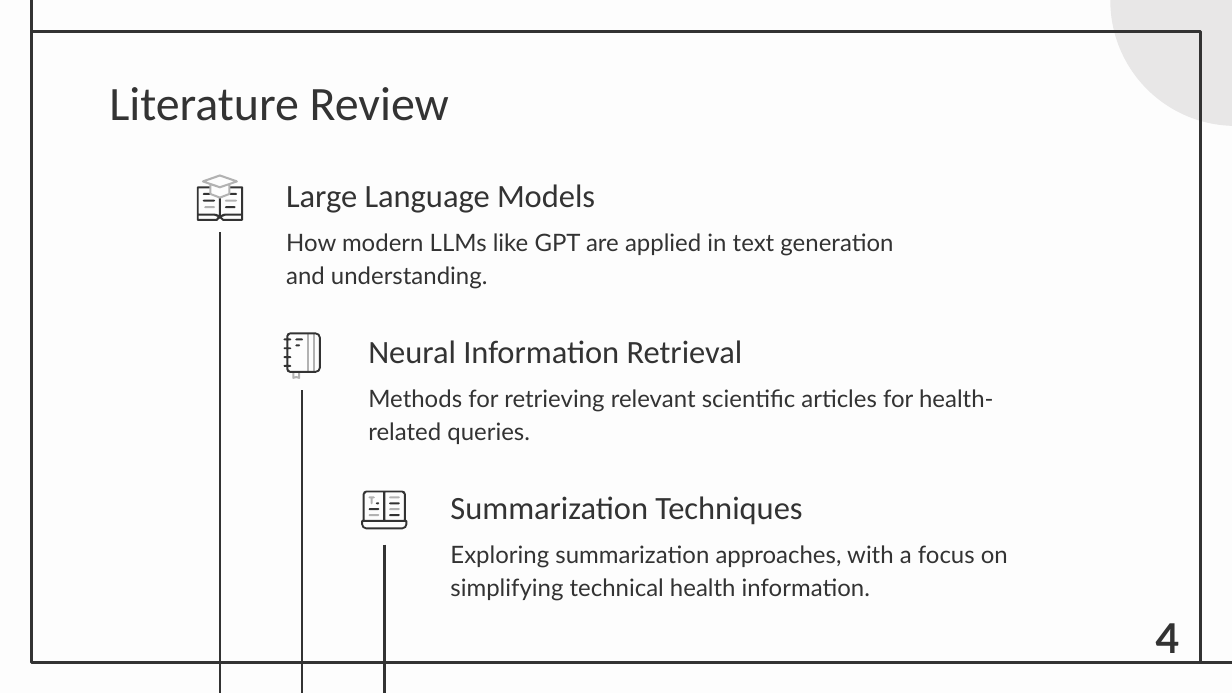
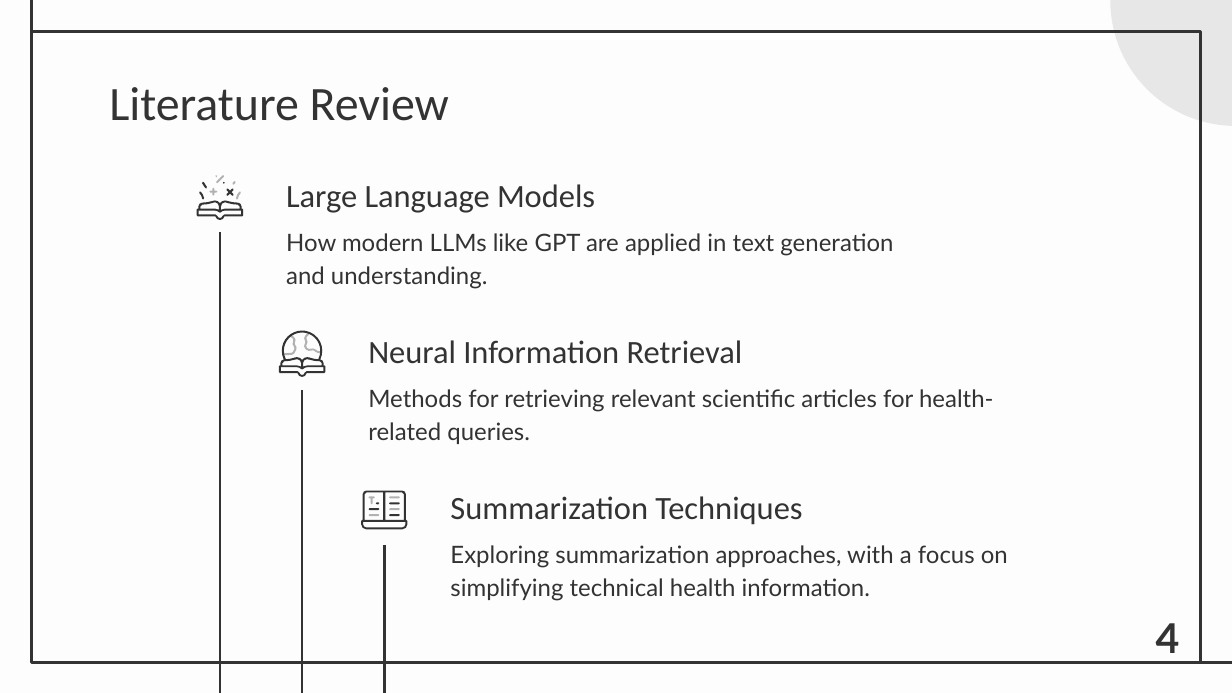
Before and after one commit to DanielFerreira011102/BLS, a slide deck: slide 4 of portfolio/static/documents/PDE_Sprint_1.pptx. Drawn at 1232x693 pixels with LibreOffice and Linux fonts; fonts in the diff are those of the drawing. Boxes give left, top, right and bottom in pixels: in the first picture for what was removed or moved away, otherwise in the second. Text is boxed around its words. In the diff, an @@ line names an element or a change of style, - is before the commit and + after.

Commit message:
Change icons in the LR slide

```diff
--- a/portfolio/static/documents/PDE_Sprint_1.pptx
+++ b/portfolio/static/documents/PDE_Sprint_1.pptx
@@ freeform shape: place and size @@
-freeform shape at bbox=[224, 200, 237, 202]
+freeform shape at bbox=[216, 175, 224, 182]
@@ freeform shape added at bbox=[216, 175, 218, 177], fill #B2B2B2 @@
@@ freeform shape: place and size @@
-freeform shape at bbox=[197, 186, 244, 221]
+freeform shape at bbox=[197, 201, 244, 221]
@@ freeform shape: place and size @@
-freeform shape at bbox=[224, 206, 235, 208]
+freeform shape at bbox=[200, 191, 205, 198]
@@ freeform shape: place and size @@
-freeform shape at bbox=[203, 200, 216, 202]
+freeform shape at bbox=[202, 182, 207, 188]
@@ freeform shape: place and size @@
-freeform shape at bbox=[205, 206, 216, 208]
+freeform shape at bbox=[209, 187, 218, 195]
@@ freeform shape: place and size @@
-freeform shape at bbox=[203, 193, 212, 196]
+freeform shape at bbox=[223, 182, 225, 185]
@@ freeform shape: place and size @@
-freeform shape at bbox=[228, 193, 237, 196]
+freeform shape at bbox=[227, 188, 234, 196]
@@ freeform shape added at bbox=[233, 181, 237, 185], fill #B2B2B2 @@
@@ freeform shape: place and size @@
-freeform shape at bbox=[202, 175, 238, 200]
+freeform shape at bbox=[235, 191, 240, 198]
@@ rectangle removed at bbox=[267, 320, 336, 389] @@
@@ freeform shape: place and size @@
-freeform shape at bbox=[283, 333, 320, 373]
+freeform shape at bbox=[278, 330, 325, 377]
@@ freeform shape: place and size @@
-freeform shape at bbox=[292, 372, 299, 379]
+freeform shape at bbox=[283, 335, 297, 356]
@@ freeform shape removed at bbox=[296, 339, 304, 341] @@
@@ freeform shape removed at bbox=[296, 345, 301, 347] @@
@@ freeform shape: place and size @@
-freeform shape at bbox=[313, 334, 315, 372]
+freeform shape at bbox=[304, 333, 322, 354]
@@ freeform shape removed at bbox=[307, 334, 309, 372] @@
```
